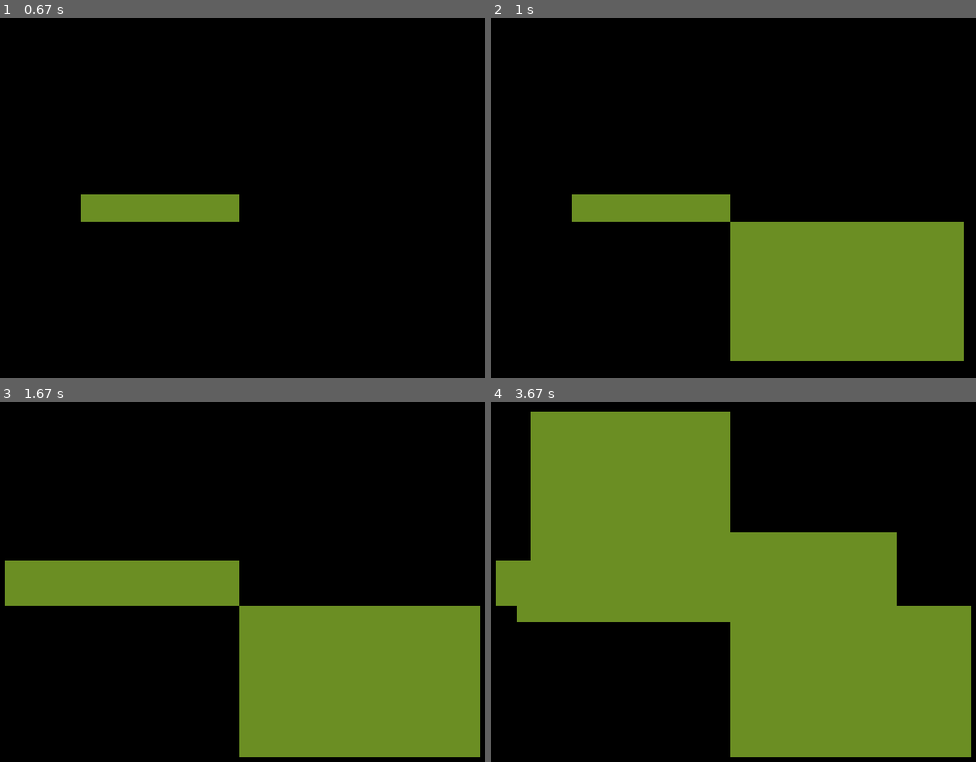
Above: before the commit, frames 1-4 (two rows, left to right).
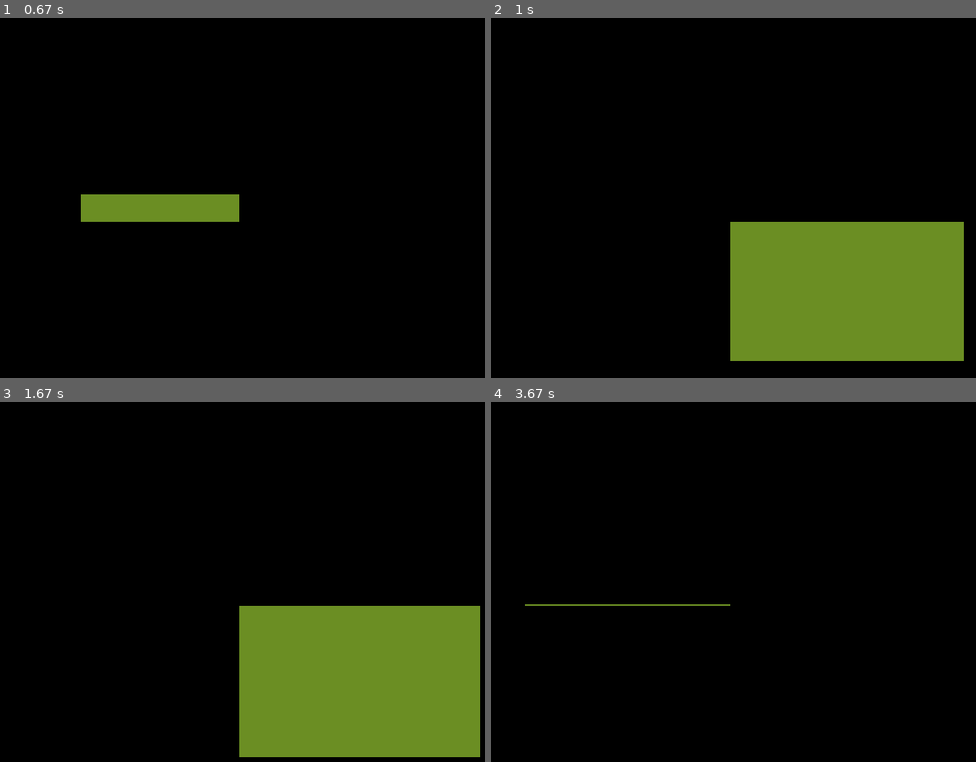
Above: after the commit, the same moments.

Repository: code-n-cry/pygame-tutoring-project
Game: pygame game, started from main.py
Two runs of this game, one before a commit and one after it. Both use one fixed random seed, a clock stepped at 60 frames per second and the inputs below.
Inputs (mouse positions are in pixels of both pictures, inside the frame that each line leads up to):
- Up to frame 1 (0.67 s): press the mouse at (237, 223) at 0.37 s; move the mouse to (160, 208) at 0.47 s; release the mouse at (82, 194) at 0.6 s
- Up to frame 2 (1 s): press the mouse at (728, 223) at 0.7 s; move the mouse to (845, 291) at 0.8 s; release the mouse at (966, 360) at 0.93 s
- Up to frame 3 (1.67 s): press the mouse at (237, 607) at 1.03 s; move the mouse to (121, 582) at 1.13 s; release the mouse at (4, 560) at 1.27 s; press the mouse at (237, 607) at 1.37 s; move the mouse to (358, 682) at 1.47 s; release the mouse at (480, 758) at 1.6 s
- Up to frame 4 (3.67 s): press the mouse at (728, 607) at 1.7 s; move the mouse to (811, 567) at 1.8 s; release the mouse at (898, 531) at 1.93 s; press the mouse at (728, 607) at 2.03 s; move the mouse to (621, 614) at 2.13 s; release the mouse at (515, 621) at 2.27 s; press the mouse at (728, 607) at 2.37 s; move the mouse to (631, 510) at 2.47 s; release the mouse at (529, 412) at 2.6 s; press the mouse at (728, 607) at 2.7 s; move the mouse to (636, 574) at 2.8 s; release the mouse at (539, 546) at 2.93 s; press the mouse at (728, 607) at 3.03 s; move the mouse to (815, 614) at 3.13 s; release the mouse at (898, 625) at 3.27 s; press the mouse at (728, 607) at 3.37 s; move the mouse to (626, 603) at 3.47 s; release the mouse at (524, 603) at 3.6 s

Frame 1 is identical in both runs. In frame 2, 2.5% of the frame differs, in the area x 16-50%, y 48-57%; in frame 3, 6.1%; in frame 4, 53%, in the area x 1-99%, y 2-99%.

Commit message:
Улучшили прямоугольник

Diff:
--- a/main.py
+++ b/main.py
@@ -3,13 +3,15 @@
 pygame.init()
 
 WIDTH, HEIGHT = 800, 600
+clock = pygame.time.Clock()
+
 screen = pygame.display.set_mode((WIDTH, HEIGHT))
 pygame.display.set_caption('Наша первая игра')
 
 start_position = None
 end_position = None
 drawing = False
-
+rectangle = None
 running = True
 while running:
     for event in pygame.event.get():
@@ -25,9 +27,17 @@
             top = min(start_position[1], end_position[1])
             width = abs(end_position[0] - start_position[0])
             height = abs(end_position[1] - start_position[1])
-
             rectangle = pygame.Rect(left, top, width, height)
+        screen.fill((0, 0, 0))
+        if drawing:
+            end_position = pygame.mouse.get_pos()
+            left = min(start_position[0], end_position[0])
+            top = min(start_position[1], end_position[1])
+            width = abs(end_position[0] - start_position[0])
+            height = abs(end_position[1] - start_position[1])
+            rectangle = pygame.Rect(left, top, width, height)
+        if rectangle:
             pygame.draw.rect(screen, (107, 142, 35), rectangle)
-            pygame.display.update()
-
+        clock.tick(60)
+        pygame.display.flip()
 pygame.quit()
